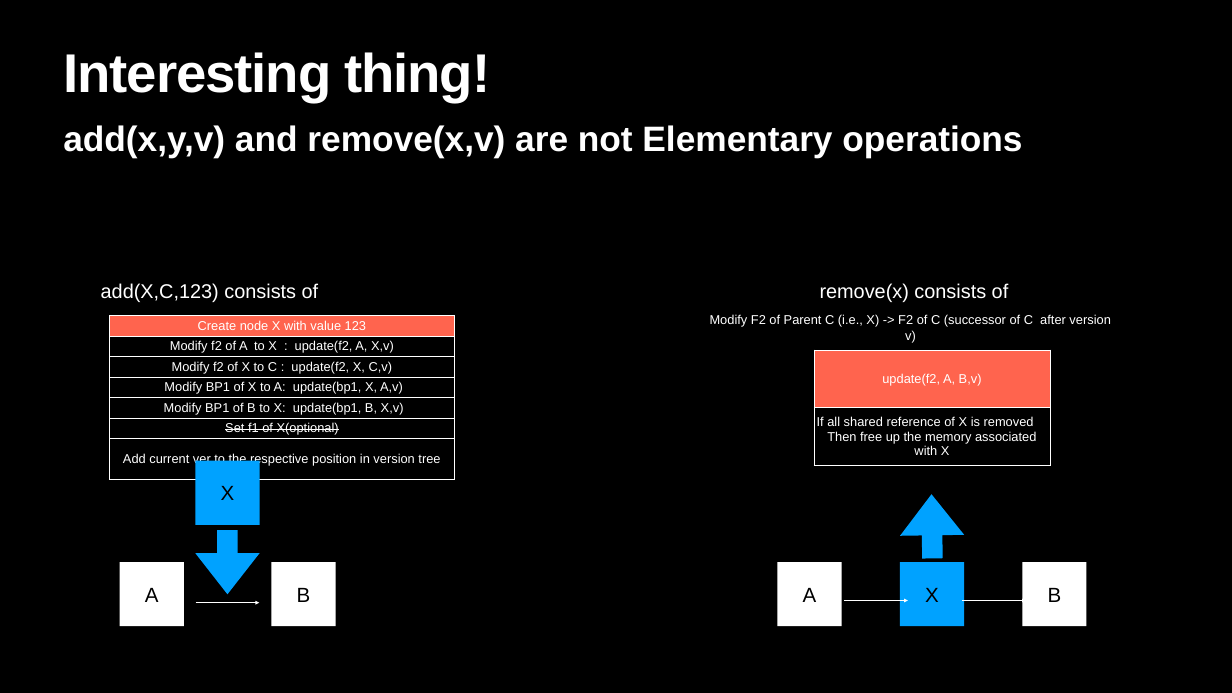
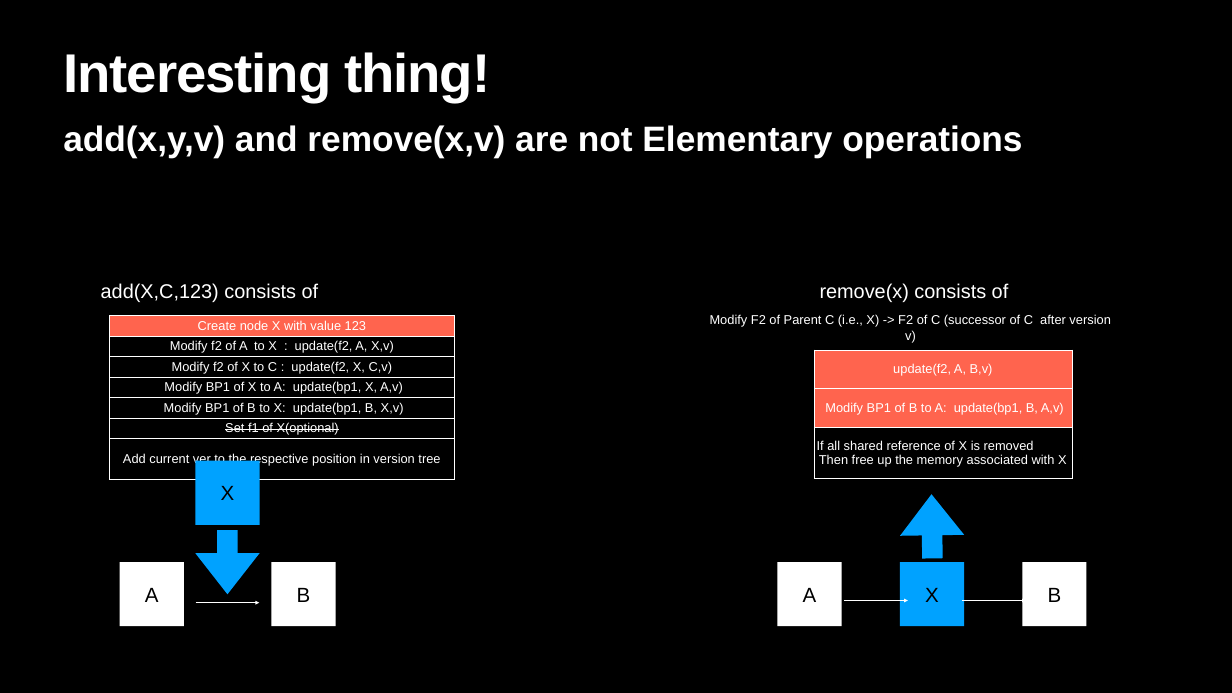
Before and after one commit to SirArthur7/PersistantDataStructure, a slide deck: slide 3 of Debasmit/fullPersistentLL_pointerM.pptx. Drawn at 1232x693 pixels with LibreOffice and Linux fonts; fonts in the diff are those of the drawing. Boxes give left, top, right and bottom in pixels: in the first picture for what was removed or moved away, otherwise in the second. Text is boxed around its words. In the diff, an @@ line names an element or a change of style, - is before the commit and + after.

```diff
--- a/Debasmit/fullPersistentLL_pointerM.pptx
+++ b/Debasmit/fullPersistentLL_pointerM.pptx
@@ table at (814, 350, 1072, 471) @@
+row 2: Modify BP1 of B to A: update(bp1, B, A,v)
@@ table: place and size @@
-table at (814, 350, 1050, 466)
+table at (814, 350, 1072, 471)
```
Also in this commit, not shown: 11 other files.
